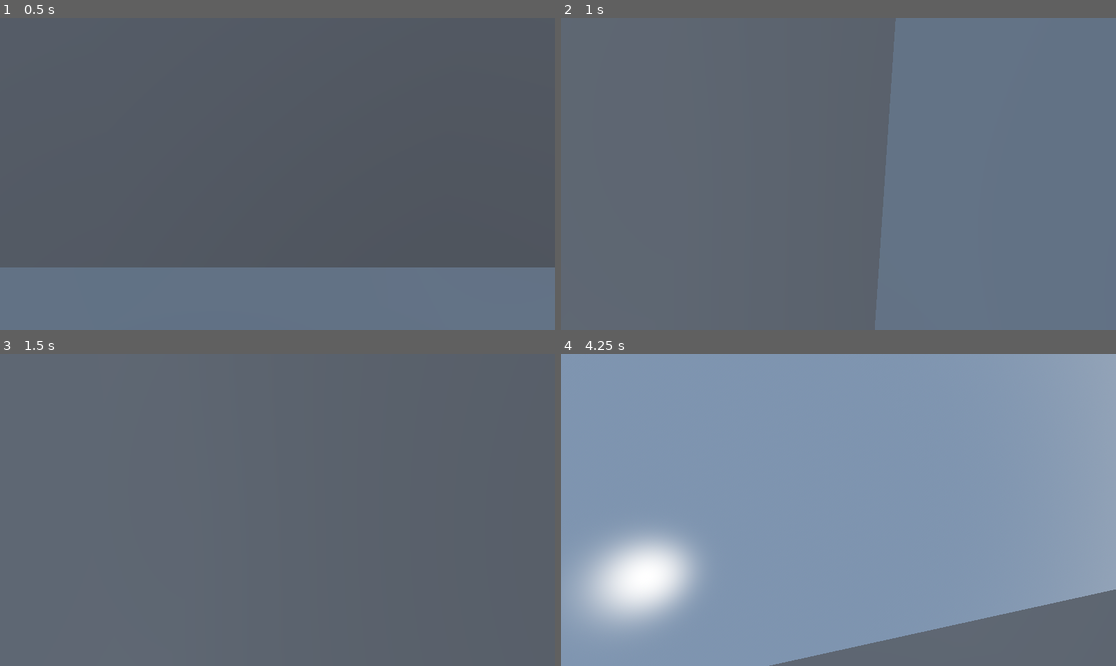
Above: before the commit, frames 1-4 (two rows, left to right).
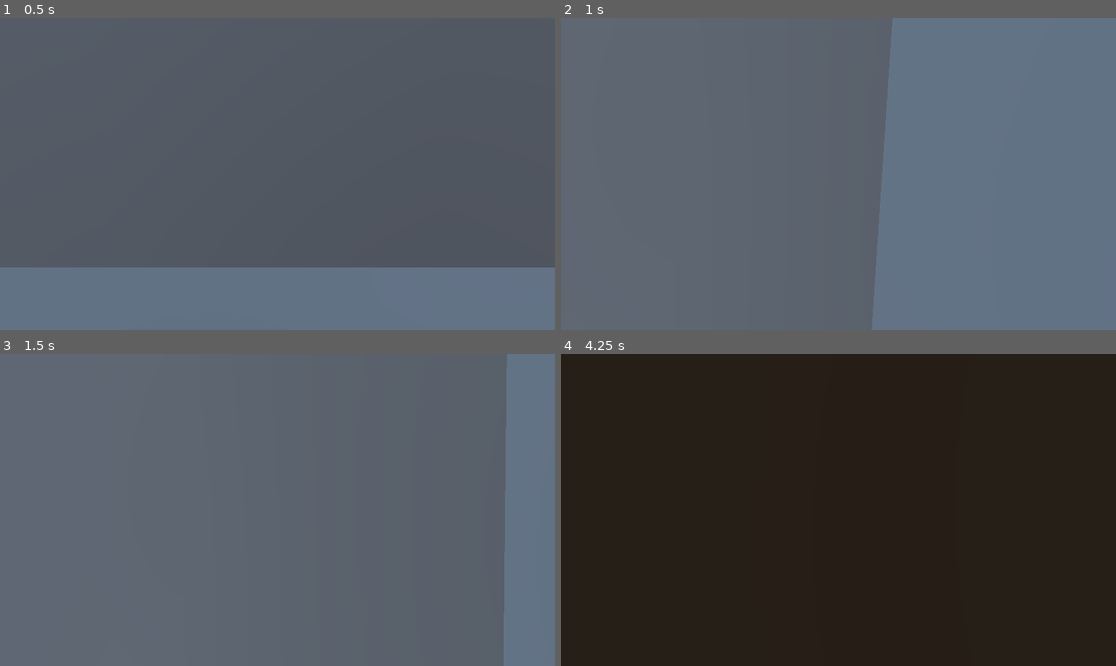
Above: after the commit, the same moments.

Repository: Onkokain/gravrun
Game: Godot game, scene res://scenes/main.tscn
The game is run twice, just before and just after one commit, with the same random seed, the same clock (stepped at 60 frames per second) and the same inputs.
Inputs (mouse positions are in pixels of both pictures, inside the frame that each line leads up to):
- Up to frame 1 (0.5 s): no input
- Up to frame 2 (1 s): tap Enter at 0.5 s; move the mouse to (866, 174) at 0.52 s; hold W (up) from 0.53 s (still down); tap Q (switch) at 0.6 s; click (866, 174) at 0.67 s; tap Space (jump) at 0.77 s
- Up to frame 3 (1.5 s): keep holding W (up); move the mouse to (249, 510) at 1.27 s; tap Alt at 1.35 s
- Up to frame 4 (4.25 s): keep holding W (up); tap Space (jump) at 1.52, 2.75, 3.02, 3.77 s; move the mouse to (849, 503) at 2.02 s; tap Shift at 2.1 s; move the mouse to (832, 516) at 2.77 s; tap Q (switch) at 2.85 s; click (832, 516) at 2.92 s; move the mouse to (877, 513) at 3.52 s; tap Alt at 3.6 s

Frame 1 is identical in both runs. In frame 2, 0.5% of the frame differs, in the area x 55-61%, y 0-100%; in frame 3, 9.0%; in frame 4, 100%, in the area x 0-100%, y 0-100%.

Commit message:
init + game logic + proof of concept

Diff:
--- a/scripts/player.gd
+++ b/scripts/player.gd
@@ -4,7 +4,7 @@
 @onready var pitch_pivot: Node3D = $YawPivot/PitchPivot
 @onready var camera: Camera3D = $YawPivot/PitchPivot/Camera3D
 
-const SPEED := 6.0
+const SPEED := 5.0
 const JUMP_VELOCITY := 4.5
 const GRAVITY_MAGNITUDE := 9.81
 const MOUSE_SENS := 0.003
